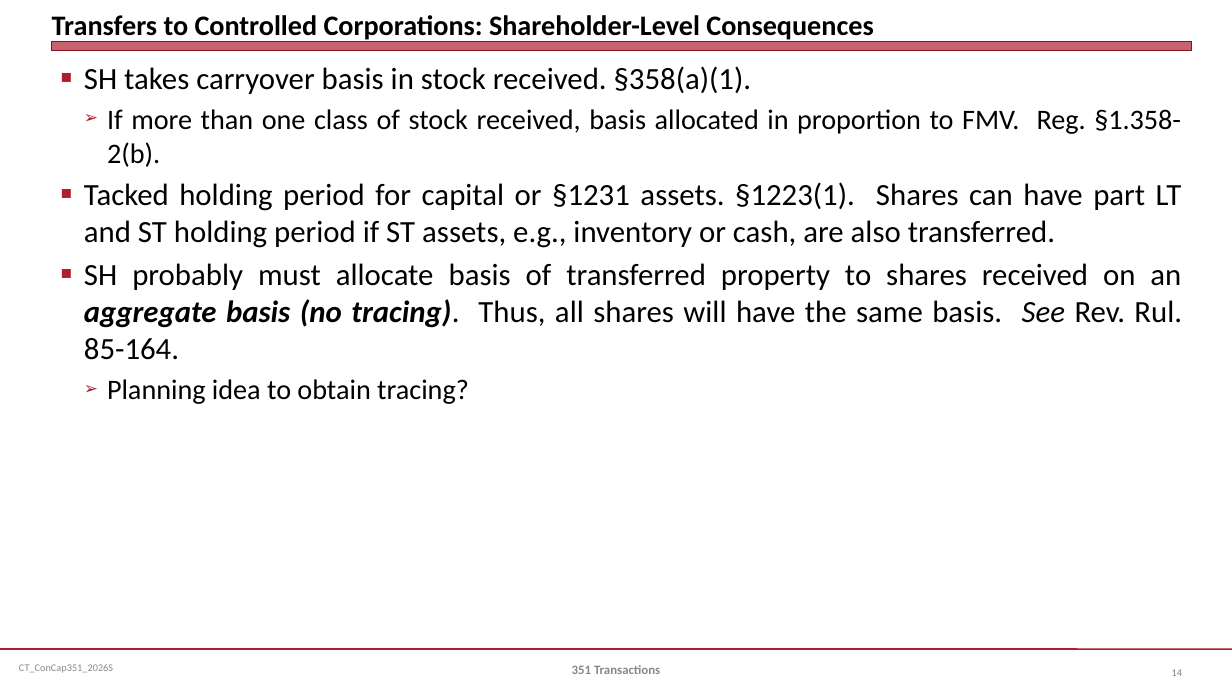
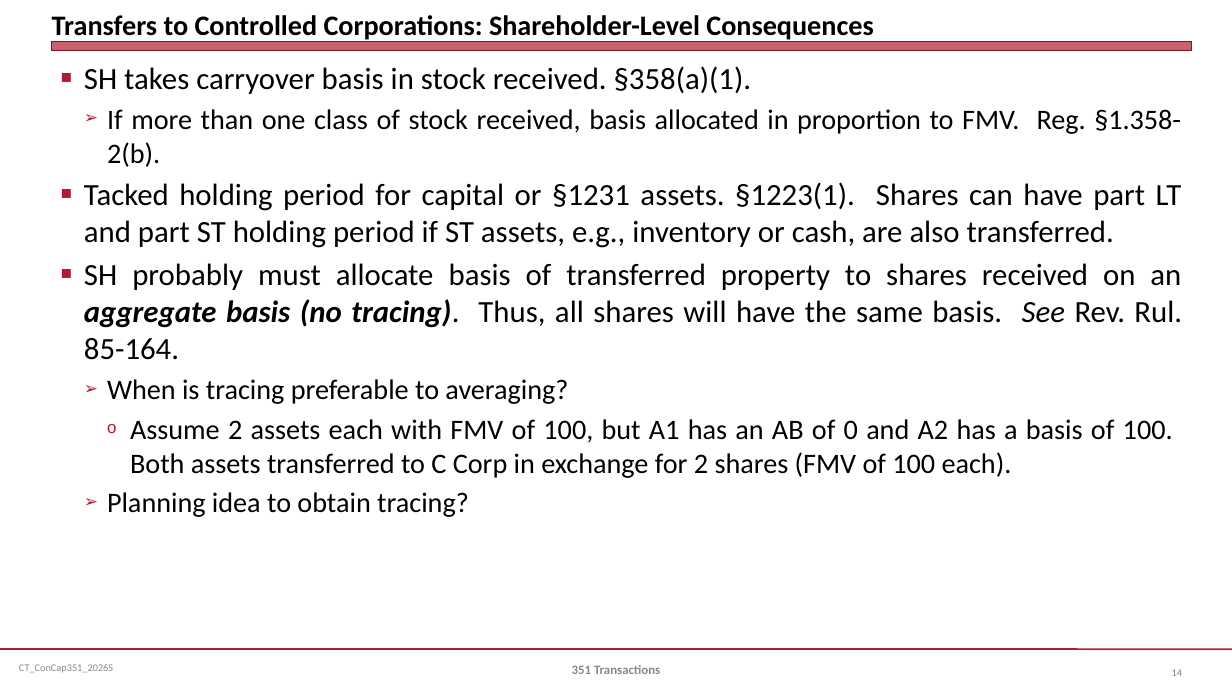
Before and after one commit to jmc877/Corporate-Tax, a slide deck: slide 14 of slides/CT_ConCap351_2026S.pptx. Drawn at 1232x693 pixels with LibreOffice and Linux fonts; fonts in the diff are those of the drawing. Boxes give left, top, right and bottom in pixels: in the first picture for what was removed or moved away, otherwise in the second. Text is boxed around its words. In the diff, an @@ line names an element or a change of style, - is before the commit and + after.

```diff
--- a/slides/CT_ConCap351_2026S.pptx
+++ b/slides/CT_ConCap351_2026S.pptx
@@ text at [84, 182, 1182, 248]: text changed @@
-■ Tacked holding period for capital or §1231 assets. §1223(1). Shares can have part LT and ST holding period if ST assets, e.g., inventory or cash, are also transferred.
+■ Tacked holding period for capital or §1231 assets. §1223(1). Shares can have part LT and part ST holding period if ST assets, e.g., inventory or cash, are also transferred.
@@ text at [107, 379, 1173, 478]: paragraphs added @@
+  ➢ When is tracing preferable to averaging?
+    o Assume 2 assets each with FMV of 100, but A1 has an AB of 0 and A2 has a basis of 100. Both assets transferred to C Corp in exchange for 2 shares (FMV of 100 each).
```
Also in this commit, not shown: 8 other slides changed, 3 other files.
